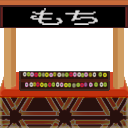
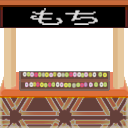
Two versions of the same layered image (128 × 128). Layer-by-layer changes:
added group "Group 18" with 21 layers over [0, 5, 128, 128]
moved "Group 16" into group "Group 18" over [0, 5, 128, 10]
moved "top" into group "Group 16" over [0, 5, 128, 10]
added group "Group 19" with 13 layers in group "Group 18" over [0, 28, 128, 128]
moved "Group 15" into group "Group 19" over [19, 71, 110, 91]
moved "pattern" into group "Group 19" over [0, 96, 128, 128]
moved "stand" into group "Group 19" over [0, 96, 128, 128]
moved "pod" into group "Group 19" over [4, 28, 124, 89]
moved "Layer 11" into group "Group 19" over [0, 72, 128, 98]
moved "Layer 12" into group "Group 19" over [0, 72, 128, 98]
